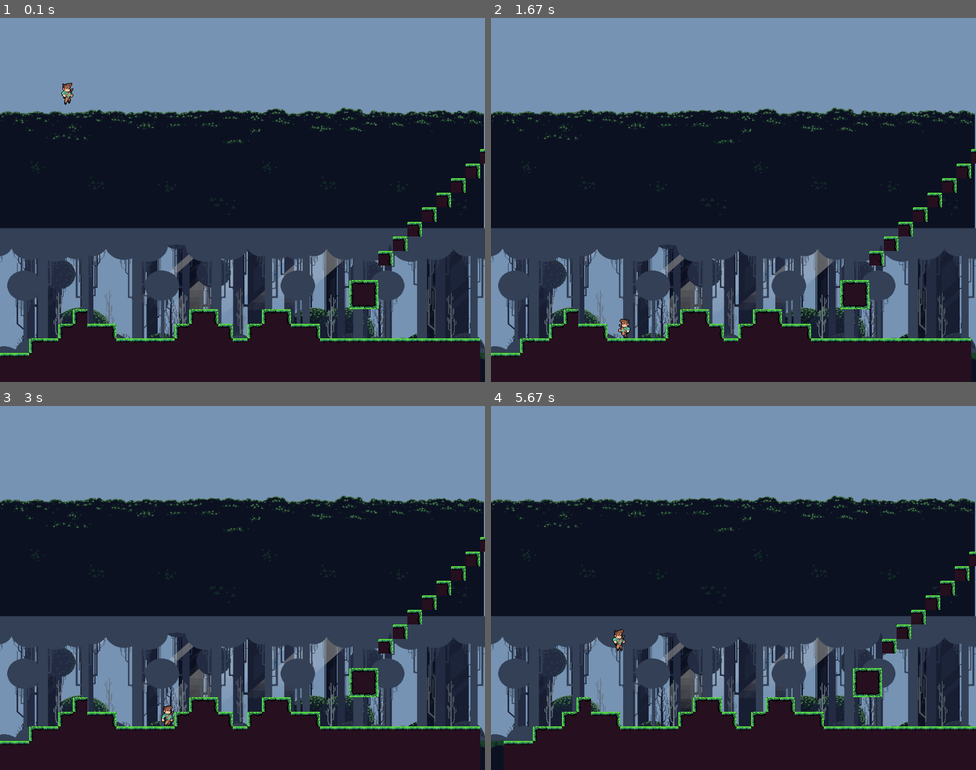
Above: before the commit, frames 1-4 (two rows, left to right).
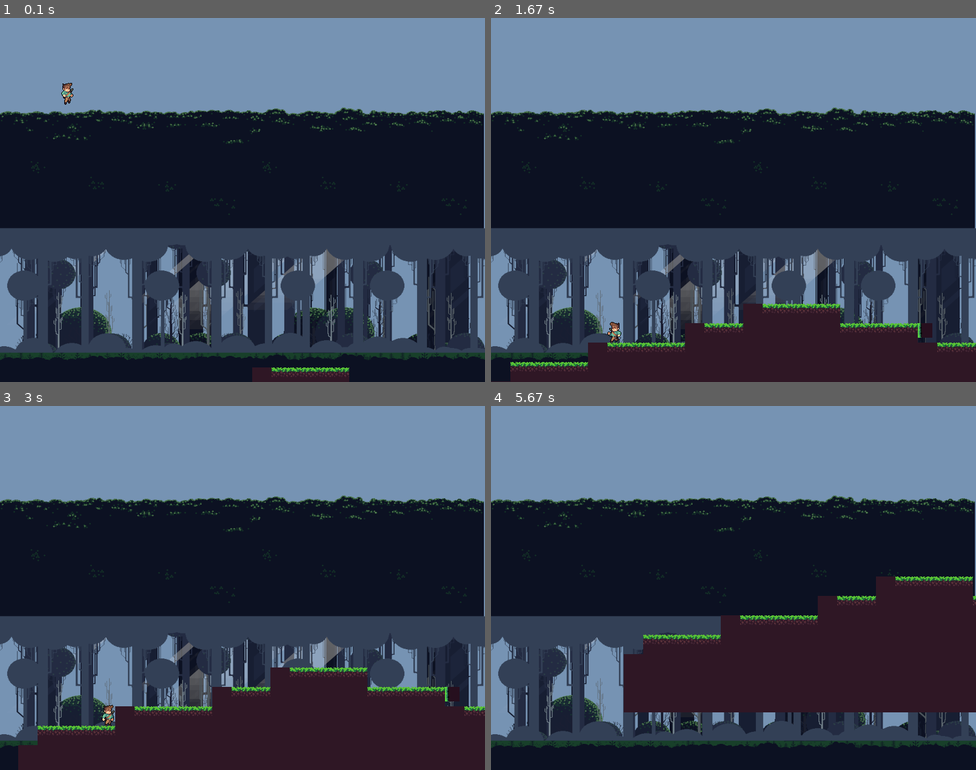
Above: after the commit, the same moments.

Repository: Rtizie/pygamerpg
Game: pygame game, started from main.py
The game is run twice, just before and just after one commit, with the same random seed, the same clock (stepped at 60 frames per second) and the same inputs.
Inputs:
- Up to frame 1 (0.1 s): no input
- Up to frame 2 (1.67 s): hold Right 0.33-0.8 s; hold Right 0.83-1.3 s; hold Left from 1.33 s (still down)
- Up to frame 3 (3 s): release Left at 1.87 s; hold Right 2.33-2.97 s
- Up to frame 4 (5.67 s): hold Left 3-3.47 s; tap Space at 3.07, 3.37, 3.57, 3.87, 4.07, 4.37, 4.57, 4.87, 5.13, 5.43, 5.57 s; hold Right 3.5-3.97 s; hold Right 4-4.47 s; hold Left 4.5-5.03 s; hold Left 5.07-5.47 s; hold Right from 5.5 s (still down)

The runs differ from the first frame. In frame 1, 14% of the frame differs, in the area x 0-100%, y 36-100%; in frame 2, 6.8%; in frame 3, 8.8%; in frame 4, 31%, in the area x 2-100%, y 40-100%.

Commit message:
New Textures Not Completed

Diff:
--- a/Assets/Maps/untitled.csv
+++ b/Assets/Maps/untitled.csv
@@ -5,21 +5,21 @@
 -1,-1,-1,-1,-1,-1,-1,-1,-1,-1,-1,-1,-1,-1,-1,-1,-1,-1,-1,-1,-1,-1,-1,-1,-1,-1,-1,-1,-1,-1,-1,-1,-1
 -1,-1,-1,-1,-1,-1,-1,-1,-1,-1,-1,-1,-1,-1,-1,-1,-1,-1,-1,-1,-1,-1,-1,-1,-1,-1,-1,-1,-1,-1,-1,-1,-1
 -1,-1,-1,-1,-1,-1,-1,-1,-1,-1,-1,-1,-1,-1,-1,-1,-1,-1,-1,-1,-1,-1,-1,-1,-1,-1,-1,-1,-1,-1,-1,-1,-1
--1,-1,-1,-1,-1,-1,-1,-1,-1,-1,-1,-1,-1,-1,-1,-1,-1,-1,-1,-1,-1,-1,-1,-1,-1,-1,-1,-1,-1,-1,-1,-1,-1,-1,-1,3
--1,-1,-1,-1,-1,-1,-1,-1,-1,-1,-1,-1,-1,-1,-1,-1,-1,-1,-1,-1,-1,-1,-1,-1,-1,-1,-1,-1,-1,-1,-1,-1,-1,-1,3
--1,-1,-1,-1,-1,-1,-1,-1,-1,-1,-1,-1,-1,-1,-1,-1,-1,-1,-1,-1,-1,-1,-1,-1,-1,-1,-1,-1,-1,-1,-1,-1,-1,3
--1,-1,-1,-1,-1,-1,-1,-1,-1,-1,-1,-1,-1,-1,-1,-1,-1,-1,-1,-1,-1,-1,-1,-1,-1,-1,-1,-1,-1,-1,-1,-1,3
--1,-1,-1,-1,-1,-1,-1,-1,-1,-1,-1,-1,-1,-1,-1,-1,-1,-1,-1,-1,-1,-1,-1,-1,-1,-1,-1,-1,-1,-1,-1,3,-1
--1,-1,-1,-1,-1,-1,-1,-1,-1,-1,-1,-1,-1,-1,-1,-1,-1,-1,-1,-1,-1,-1,-1,-1,-1,-1,-1,-1,-1,-1,3,-1,-1
--1,-1,-1,-1,-1,-1,-1,-1,-1,-1,-1,-1,-1,-1,-1,-1,-1,-1,-1,-1,-1,-1,-1,-1,-1,-1,-1,-1,-1,3,-1,-1,-1
--1,-1,-1,-1,-1,-1,-1,-1,-1,-1,-1,-1,-1,-1,-1,-1,-1,-1,-1,-1,-1,-1,-1,-1,-1,-1,-1,-1,3,-1,-1,-1,-1
--1,-1,-1,-1,-1,-1,-1,-1,-1,-1,-1,-1,-1,-1,-1,-1,-1,-1,-1,-1,-1,-1,-1,-1,-1,-1,-1,3,-1,-1,-1,-1,-1
--1,-1,-1,-1,-1,-1,-1,-1,-1,-1,-1,-1,-1,-1,-1,-1,-1,-1,-1,-1,-1,-1,-1,-1,-1,-1,3,-1,-1,-1,-1,-1,-1
 -1,-1,-1,-1,-1,-1,-1,-1,-1,-1,-1,-1,-1,-1,-1,-1,-1,-1,-1,-1,-1,-1,-1,-1,-1,-1,-1,-1,-1,-1,-1,-1,-1
--1,-1,-1,-1,-1,-1,-1,-1,-1,-1,-1,-1,-1,-1,-1,-1,-1,-1,-1,-1,-1,-1,-1,-1,6,3,-1,-1,-1,-1,-1,-1,-1
--1,-1,-1,-1,-1,-1,-1,-1,-1,-1,-1,-1,-1,-1,-1,-1,-1,-1,-1,-1,-1,-1,-1,-1,4,7,-1,-1,-1,-1,-1,-1,-1
--1,-1,-1,-1,-1,6,-1,-1,-1,-1,-1,-1,-1,6,3,-1,-1,-1,6,3,-1,-1,-1,-1,-1,-1,-1,-1,-1,-1,-1,-1,-1
--1,-1,-1,-1,6,0,8,3,-1,-1,-1,-1,6,0,0,3,-1,6,0,0,8,3,-1,-1,-1,-1,-1,-1,-1,-1,-1,-1,-1
--1,-1,6,8,0,0,0,0,8,8,8,8,0,0,0,0,8,0,0,0,0,0,8,8,8,8,8,8,8,8,8,8,8
-8,8,0,0,0,0,0,0,0,0,0,0,0,0,0,0,0,0,0,0,0,0,0,0,0,0,0,0,0,0,0,0,0
-0,0,0,0,0,0,0,0,0,0,0,0,0,0,0,0,0,0,0,0,0,0,0,0,0,0,0,0,0,0,0,0,0
+-1,-1,-1,-1,-1,-1,-1,-1,-1,-1,-1,-1,-1,-1,-1,-1,-1,-1,-1,-1,-1,-1,-1,-1,-1,-1,-1,-1,-1,-1,-1,-1,-1
+-1,-1,-1,-1,-1,-1,-1,-1,-1,-1,-1,-1,-1,-1,-1,-1,-1,-1,-1,-1,-1,-1,-1,-1,-1,-1,-1,-1,-1,-1,-1,-1,-1
+-1,-1,-1,-1,-1,-1,-1,-1,-1,-1,-1,-1,-1,-1,-1,-1,-1,-1,-1,-1,-1,-1,-1,-1,-1,-1,-1,-1,-1,-1,-1,-1,-1
+-1,-1,-1,-1,-1,-1,-1,-1,-1,-1,-1,-1,-1,-1,-1,-1,-1,-1,-1,-1,-1,-1,-1,-1,-1,-1,-1,-1,-1,-1,-1,-1,-1
+-1,-1,-1,-1,-1,-1,-1,-1,-1,-1,-1,-1,-1,-1,-1,-1,-1,-1,-1,-1,-1,-1,-1,-1,-1,-1,-1,-1,-1,-1,-1,-1,-1
+-1,-1,-1,-1,-1,-1,-1,-1,-1,-1,-1,-1,-1,-1,-1,-1,-1,-1,-1,-1,-1,-1,-1,-1,-1,-1,-1,-1,-1,-1,-1,-1,-1
+-1,-1,-1,-1,-1,-1,-1,-1,-1,-1,-1,-1,-1,-1,-1,-1,-1,-1,-1,-1,-1,-1,-1,-1,-1,-1,-1,-1,-1,-1,-1,-1,-1
+-1,-1,-1,-1,-1,-1,-1,-1,-1,-1,-1,-1,-1,-1,-1,-1,-1,-1,-1,-1,-1,-1,-1,-1,-1,-1,-1,-1,-1,-1,-1,-1,-1
+-1,-1,-1,-1,-1,-1,-1,-1,-1,-1,-1,-1,-1,-1,-1,-1,-1,-1,-1,-1,-1,-1,-1,-1,-1,-1,-1,-1,-1,-1,-1,-1,-1
+-1,-1,-1,-1,-1,-1,-1,-1,-1,-1,-1,-1,-1,-1,-1,-1,-1,-1,-1,-1,-1,-1,-1,-1,-1,-1,-1,-1,-1,-1,-1,-1,-1
+-1,-1,-1,-1,-1,-1,-1,-1,-1,-1,-1,-1,-1,0,1,1,1,1,-1,-1,-1,-1,-1,-1,-1,-1,-1,-1,-1,-1,-1,-1,-1
+-1,-1,-1,-1,-1,-1,-1,-1,-1,-1,0,1,1,13,13,13,13,13,1,1,1,1,2,-1,-1,-1,-1,-1,-1,-1,-1,-1,-1
+-1,-1,-1,-1,-1,0,1,1,1,1,13,13,13,13,13,13,13,13,13,13,13,13,13,1,1,1,1,1,1,1,1,1,1
+-1,1,1,1,1,13,13,13,13,13,13,13,13,13,13,13,13,13,13,13,13,13,13,13,13,13,13,13,13,13,13,13,13
+13,13,13,13,13,13,13,13,13,13,13,13,13,13,13,13,13,13,13,13,13,13,13,13,13,13,13,13,13,13,13,13,13
+13,13,13,13,13,13,13,13,13,13,13,13,13,13,13,13,13,13,13,13,13,13,13,13,13,13,13,13,13,13,13,13,13
+13,13,13,13,13,13,13,13,13,13,13,13,13,13,13,13,13,13,13,13,13,13,13,13,13,13,13,13,13,13,13,13,13
--- a/map.py
+++ b/map.py
@@ -18,13 +18,13 @@
             for row_index, row in enumerate(reader):
                 for col_index, val in enumerate(row):
                     if val != '-1':
-                        x = col_index * 24
-                        y = row_index * 24
+                        x = col_index * 32
+                        y = row_index * 32
                         match val:
-                            case '0':
+                            case '13':
                                 self.tiles.add(Tile((x,y), DIRT))
                             case '1':
-                                self.tiles.add(Tile((x,y), GRASS_BOTTOM))
+                                self.tiles.add(Tile((x,y), GRASS_TOP))
                             case '2':
                                 self.tiles.add(Tile((x,y), GRASS_LEFT))
                             case '3':
@@ -80,7 +80,7 @@
         self.player = player
         self.screen = pygame.display.get_surface()
         self.map_size = self.screen.get_size()
-        self.tilesMap = (self.map_size[0] / 12,self.map_size[1] / 12)
+        self.tilesMap = (self.map_size[0] / 16,self.map_size[1] / 16)
         self.draw_background()
         self.draw_ground()
 
Binary file changed: Assets/dirt.png
Binary file changed: Assets/grass_left_corner.png
Binary file changed: Assets/grass_right_corner.png
Binary file added: Assets/grass_solo_top.png
Binary file changed: Assets/grass_top.png
